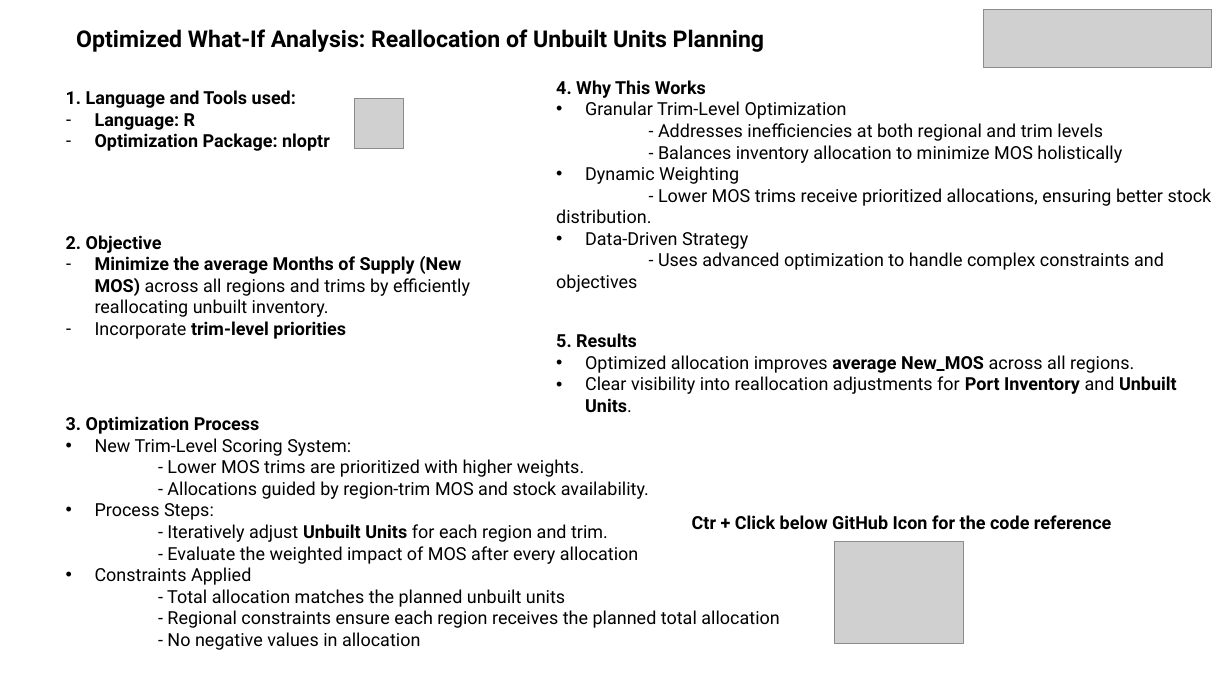
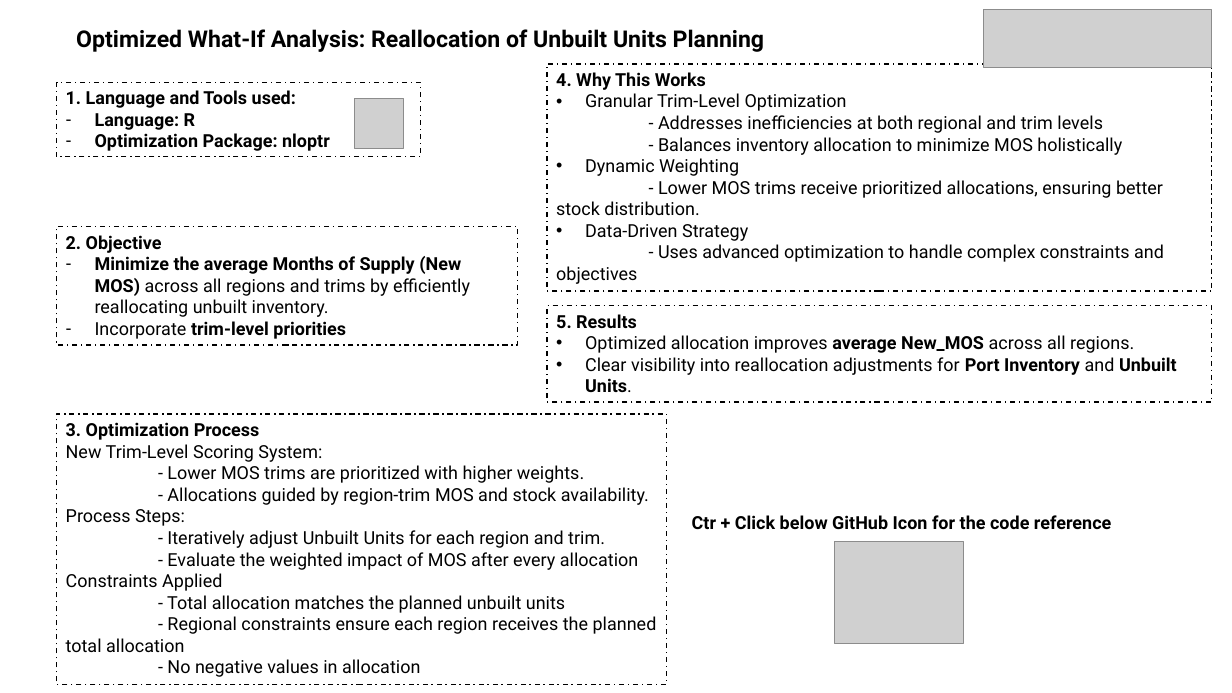
Before and after one commit to slee8495/hyundai_case_study, a slide deck: slide 6 of Presentation-Sangho.pptx. Drawn at 1232x693 pixels with LibreOffice and Linux fonts; fonts in the diff are those of the drawing; grey boxes stand for pictures. Boxes give left, top, right and bottom in pixels: in the first picture for what was removed or moved away, otherwise in the second. Text is boxed around its words. In the diff, an @@ line names an element or a change of style, - is before the commit and + after.

```diff
--- a/Presentation-Sangho.pptx
+++ b/Presentation-Sangho.pptx
@@ rectangle "1. Language and Tools used:": place and size @@
-rectangle "1. Language and Tools used:" at box(66, 90, 330, 151)
+rectangle "1. Language and Tools used:" at box(56, 82, 421, 157)
@@ rectangle "4. Why This Works": place and size @@
-rectangle "4. Why This Works" at box(556, 80, 1212, 292)
+rectangle "4. Why This Works" at box(547, 64, 1212, 291)
@@ rectangle "2. Objective": place and size @@
-rectangle "2. Objective" at box(66, 235, 470, 339)
+rectangle "2. Objective" at box(56, 226, 518, 345)
@@ rectangle "5. Results": place and size @@
-rectangle "5. Results" at box(556, 333, 1177, 412)
+rectangle "5. Results" at box(547, 306, 1212, 402)
@@ outline none to #000000 1 pt dashed in 5 elements at box(56, 82, 421, 157), box(56, 226, 518, 345), box(547, 64, 1212, 291), box(547, 306, 1212, 402), box(56, 414, 666, 685) @@
@@ rectangle "3. Optimization Process": place and size @@
-rectangle "3. Optimization Process" at box(66, 416, 779, 650)
+rectangle "3. Optimization Process" at box(56, 414, 666, 685)
@@ text in rectangle at box(66, 444, 605, 591): bold off in "Unbuilt Units"; bullet • to none @@
```
Also in this commit, not shown: 1 other slide changed, 5 other files.
